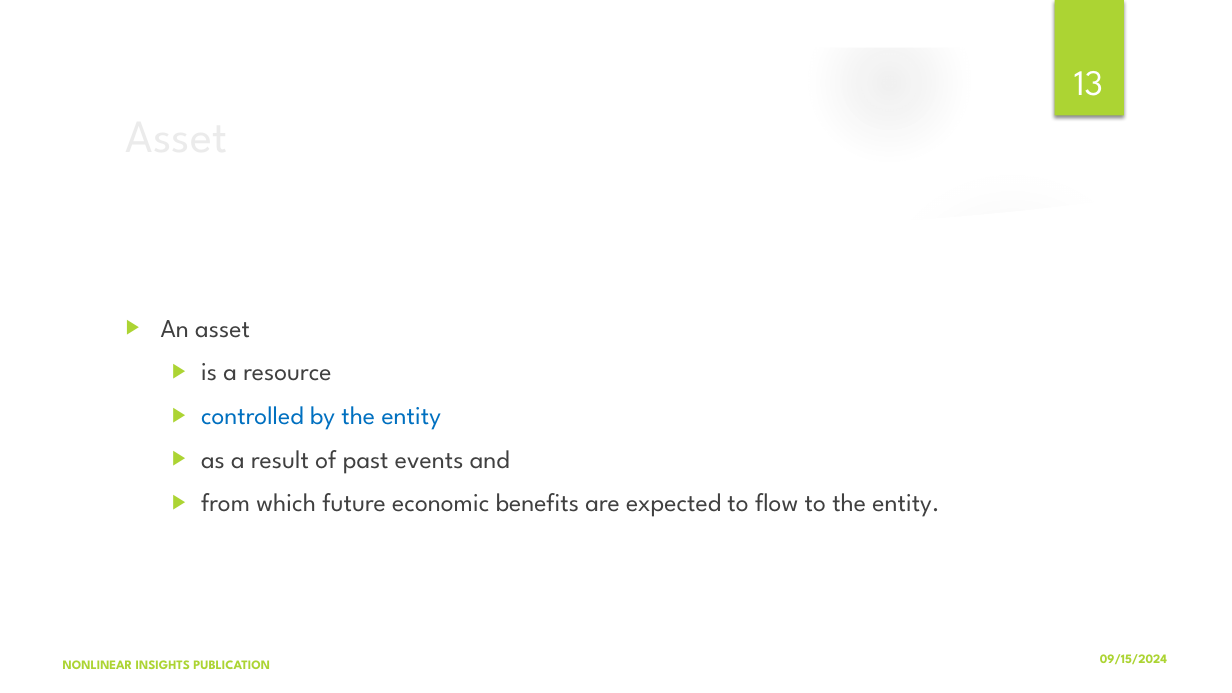
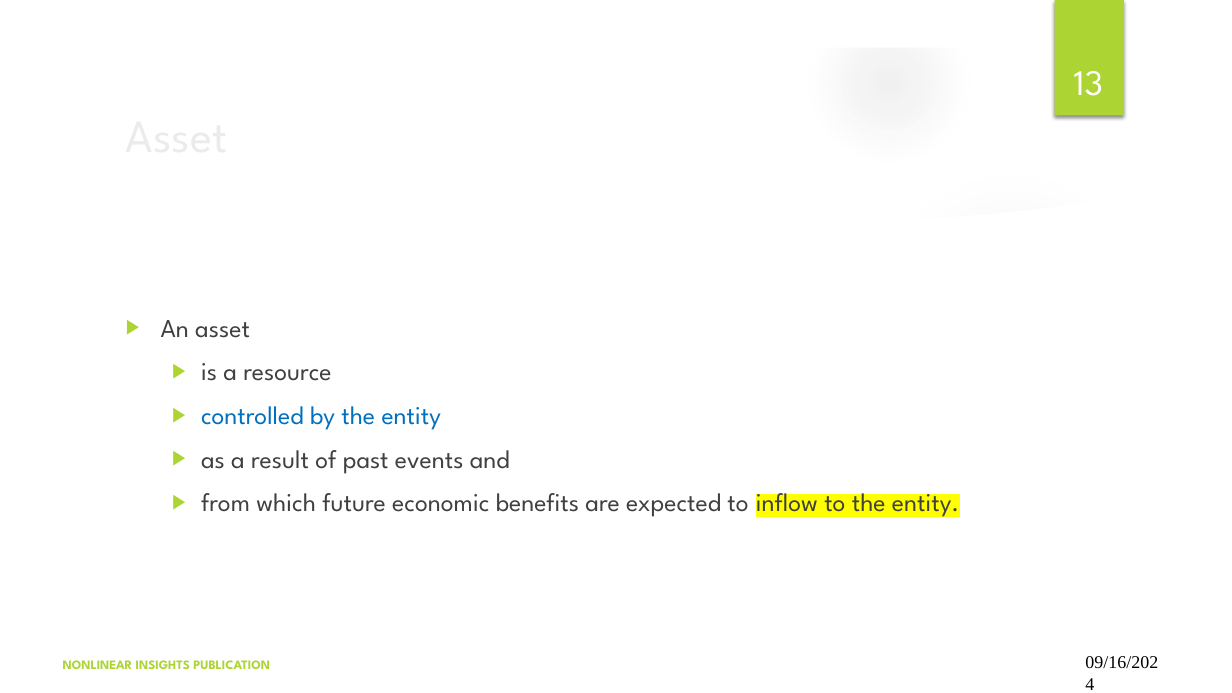
Before and after one commit to kd10041/Acads-KGP, a slide deck: slide 13 of Semester-7-Autum'24/EP61203-Financial-&-Legal-aspect-of-new-ventures/Chapter-2-Financial-Accounting.pptx. Drawn at 1232x693 pixels with LibreOffice and Linux fonts; fonts in the diff are those of the drawing; background and template pictures are left out. Boxes give left, top, right and bottom in pixels: in the first picture for what was removed or moved away, otherwise in the second. Text is boxed around its words. In the diff, an @@ line names an element or a change of style, - is before the commit and + after.

```diff
--- a/Semester-7-Autum'24/EP61203-Financial-&-Legal-aspect-of-new-ventures/Chapter-2-Financial-Accounting.pptx
+++ b/Semester-7-Autum'24/EP61203-Financial-&-Legal-aspect-of-new-ventures/Chapter-2-Financial-Accounting.pptx
@@ freeform shape at [0,0,1232,693]: outline redrawn @@
@@ freeform shape at [46,189,1186,647]: outline redrawn @@
@@ text at [201,485,959,519]: text changed @@
-  ▶ from which future economic benefits are expected to flow to the entity.
+  ▶ from which future economic benefits are expected to inflow to the entity.
@@ text at [1085,656,1158,668]: text changed; size 10 to 14 pt; font League Spartan to Times New Roman; text colour #ACD433 to #000000; bold off @@
-09/15/2024
+09/16/2024
```
Also in this commit, not shown: 53 other slides changed, 4 other files.
